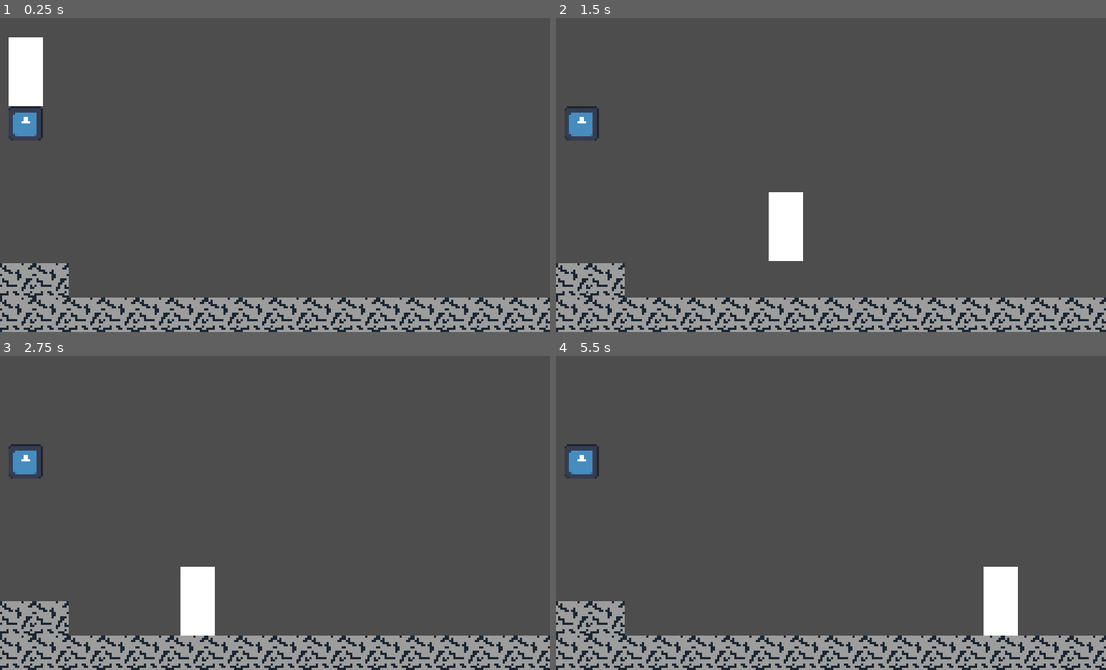
Above: before the commit, frames 1-4 (two rows, left to right).
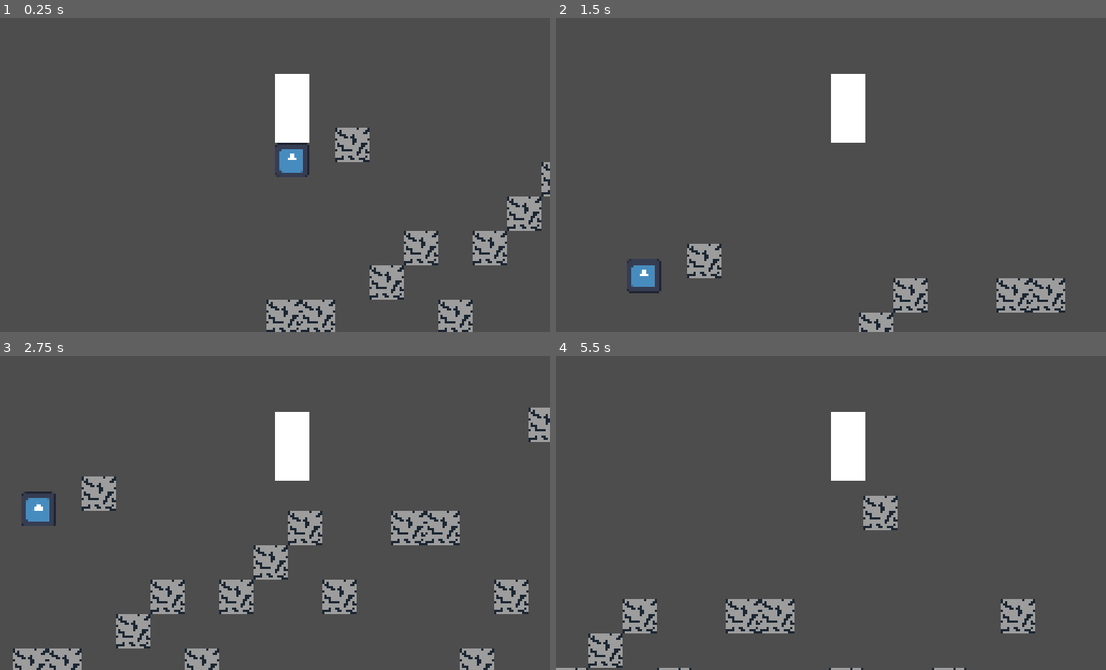
Above: after the commit, the same moments.

Repository: Stan-Stani/godot-minigames
Game: Godot game, scene res://main.tscn
Two runs of this game, one before a commit and one after it. Both use one fixed random seed, a clock stepped at 60 frames per second and the inputs below. The engine's default icon, where the game draws it, is replaced by a stand-in: a white triangle on a blue panel in a dark square.
Inputs:
- Up to frame 1 (0.25 s): no input
- Up to frame 2 (1.5 s): tap Enter at 0.5 s; hold Space (ui_select) 0.53-1.28 s; hold Right (ui_right) from 0.53 s (still down); tap Space (ui_select) at 1.35 s
- Up to frame 3 (2.75 s): tap Space (ui_select) at 1.52, 1.82 s; release Right (ui_right) at 2.03 s; hold Left (ui_left) from 2.03 s (still down); hold Space (ui_select) from 2.03 s (still down)
- Up to frame 4 (5.5 s): release Left (ui_left) at 2.78 s; release Space (ui_select) at 2.78 s; hold Right (ui_right) 2.78-4.28 s; tap Space (ui_select) at 2.85, 3.02, 3.32, 4.35, 4.52, 4.82 s; hold Space (ui_select) 3.53-4.28 s; hold Left (ui_left) 4.28-5.03 s; hold Right (ui_right) from 5.03 s (still down); hold Space (ui_select) from 5.03 s (still down)

The runs differ from the first frame. In frame 1, 18% of the frame differs, in the area x 0-100%, y 6-100%; in frame 2, 17%; in frame 3, 22%, in the area x 0-100%, y 16-100%; in frame 4, 18%.

Commit message:
wip: play with perlin noise

Diff:
--- a/main.tscn
+++ b/main.tscn
@@ -1,8 +1,9 @@
-[gd_scene load_steps=6 format=4 uid="uid://cvhktbdwiarkb"]
+[gd_scene load_steps=7 format=4 uid="uid://cvhktbdwiarkb"]
 
 [ext_resource type="PackedScene" uid="uid://tpn04gos0veu" path="res://player.tscn" id="1_ig7tw"]
 [ext_resource type="PackedScene" uid="uid://clqj15kv7id7p" path="res://block.tscn" id="2_0xm2m"]
 [ext_resource type="Texture2D" uid="uid://5ahywenlphm2" path="res://assets/tiles.png" id="3_h2yge"]
+[ext_resource type="Script" uid="uid://dbwv4f0e8k8xq" path="res://tile_map_layer.gd" id="4_1bvp3"]
 
 [sub_resource type="TileSetAtlasSource" id="TileSetAtlasSource_1bvp3"]
 texture = ExtResource("3_h2yge")
@@ -23,9 +24,13 @@
 [node name="CharacterBody2D" parent="." instance=ExtResource("1_ig7tw")]
 position = Vector2(4, 103)
 
+[node name="Camera2D" type="Camera2D" parent="CharacterBody2D"]
+limit_bottom = 240
+
 [node name="Sprite2D" parent="." instance=ExtResource("2_0xm2m")]
 position = Vector2(12, 143)
 
 [node name="TileMapLayer" type="TileMapLayer" parent="."]
 tile_map_data = PackedByteArray("AAAAAA4AAAAAAAAAAAABAA4AAAAAAAAAAAACAA4AAAAAAAAAAAADAA4AAAAAAAAAAAAEAA4AAAAAAAAAAAAFAA …(208 unchanged characters)…
 tile_set = SubResource("TileSet_lquwl")
+script = ExtResource("4_1bvp3")
--- a/player.gd
+++ b/player.gd
@@ -2,11 +2,13 @@
 
 @export var speed = 100
 @export var gravity = 200
+@export var jump_force = 150
 
 
 func _physics_process(delta):
 	velocity.y += gravity * delta
 	handle_horizontal_input()
+	handle_jump_input()
 	move_and_slide()
 
 
@@ -15,3 +17,11 @@
 		Input.get_action_strength("ui_right") - Input.get_action_strength("ui_left")
 	)
 	velocity.x = horizontal_input * speed
+
+func handle_jump_input():
+	var jump_input: float = - (
+		Input.get_action_strength("ui_select")
+	)
+
+	if (jump_input && self.is_on_floor()):
+		velocity.y = jump_input * jump_force
--- a/project.godot
+++ b/project.godot
@@ -26,3 +26,4 @@
 textures/canvas_textures/default_texture_filter=0
 renderer/rendering_method="gl_compatibility"
 renderer/rendering_method.mobile="gl_compatibility"
+textures/vram_compression/import_etc2_astc=true
--- /dev/null
+++ b/tile_map_layer.gd
@@ -0,0 +1,24 @@
+extends TileMapLayer
+
+var noise = FastNoiseLite.new()
+
+
+func _ready() -> void:
+	generate_map()
+
+func generate_map():
+	noise.noise_type = FastNoiseLite.TYPE_PERLIN
+	noise.seed = randi()
+	noise.frequency = .3
+
+	for x in range(100):
+		var noise_value: float = noise.get_noise_1d(x)
+		# scale to 0 to -1 instead of -1 to 1
+		# print(noise_value)
+		noise_value = -abs(noise_value)
+		var noise_scaled = noise_value * 20
+		print(noise_scaled)
+		var tile_pos = Vector2i(x, noise_scaled + 14)
+		var atlas_coords = Vector2i(0, 0)
+
+		self.set_cell(tile_pos, 0, atlas_coords)
Not shown, added: export_presets.cfg
Not shown, added: tile_map_layer.gd.uid
